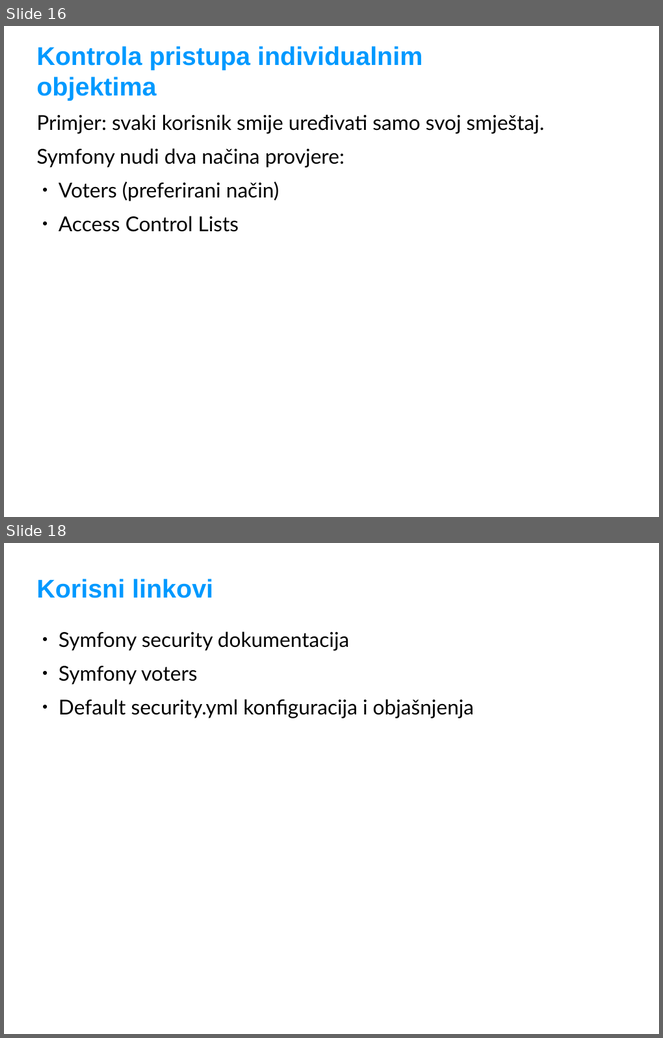
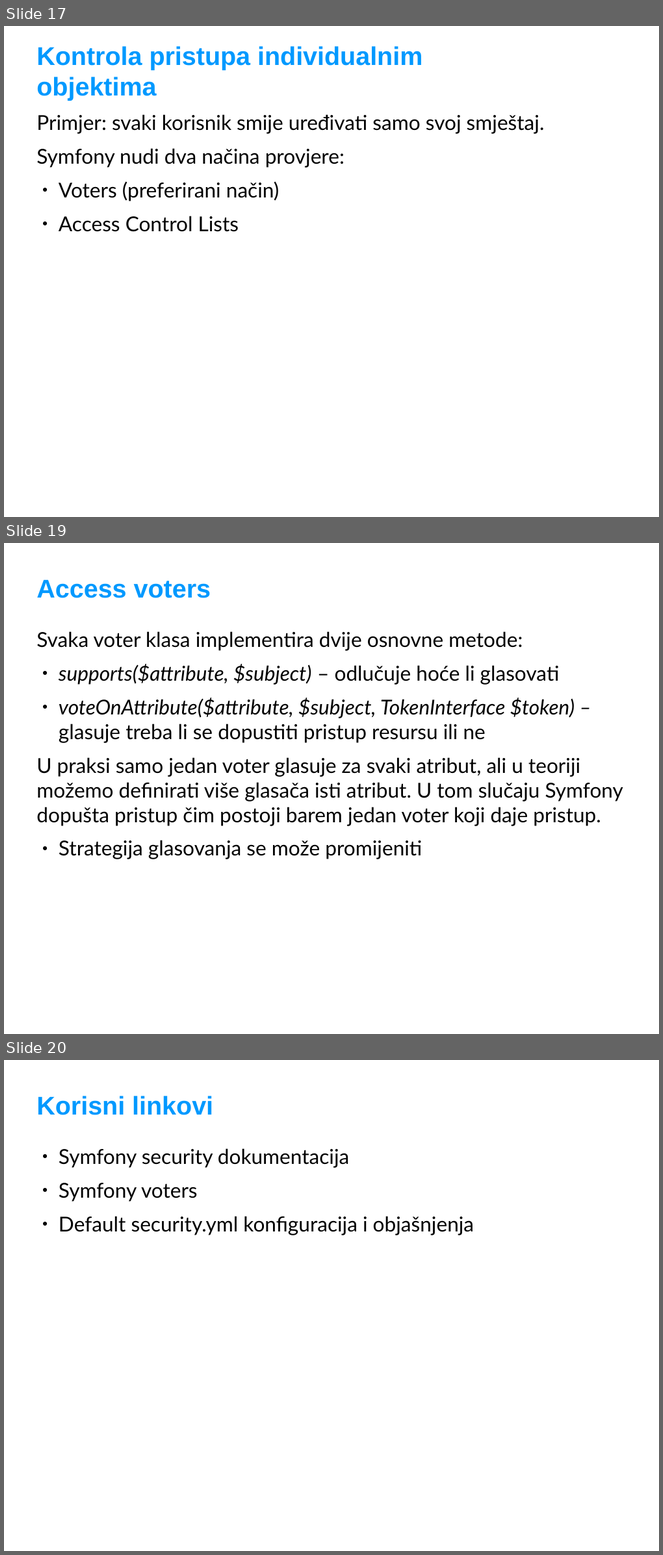
Before and after one commit to adriatichr/php-academy, a slide deck: predavanja/60 Symfony Security.odp. Shown one above the other, each under a label of ours: slides 16 and 18 before the commit, slides 17, 19 and 20 after it; the slides between them are not shown. The pictures are 663x1038 and 663x1555 pixels, drawn with LibreOffice and Linux fonts; fonts in the diff are those of the drawing; background and template pictures are left out. Boxes give left, top, right and bottom in pixels: in the first picture for what was removed or moved away, otherwise in the second. Text is boxed around its words. In the diff, an @@ line names an element or a change of style, - is before the commit and + after.

Commit message:
proširio poglavlje o access voterima

```diff
--- a/predavanja/60 Symfony Security.odp
+++ b/predavanja/60 Symfony Security.odp
@@ slide 19 added at (4, 543, 659, 1034), background #FFFFFF @@
@@ title added at (36, 579, 211, 598), 40 pt, text #0099FF, bold @@
+Access voters
@@ text added at (36, 631, 623, 860), 32 pt, text #000000 @@
+Svaka voter klasa implementira dvije osnovne metode:
+● supports($attribute, $subject) – odlučuje hoće li glasovati
+● voteOnAttribute($attribute, $subject, TokenInterface $token) – glasuje treba li se dopustiti pristup resursu ili ne
+U praksi samo jedan voter glasuje za svaki atribut, ali u teoriji možemo definirati više glasača isti atribut. U tom slučaju Symfony dopušta pristup čim postoji barem jedan voter koji daje pristup.
+● Strategija glasovanja se može promijeniti
@@ what was slide 16 is now slide 17 @@
@@ what was slide 18 is now slide 20 @@
```
Also in this commit, not shown: 1 other slide added.
